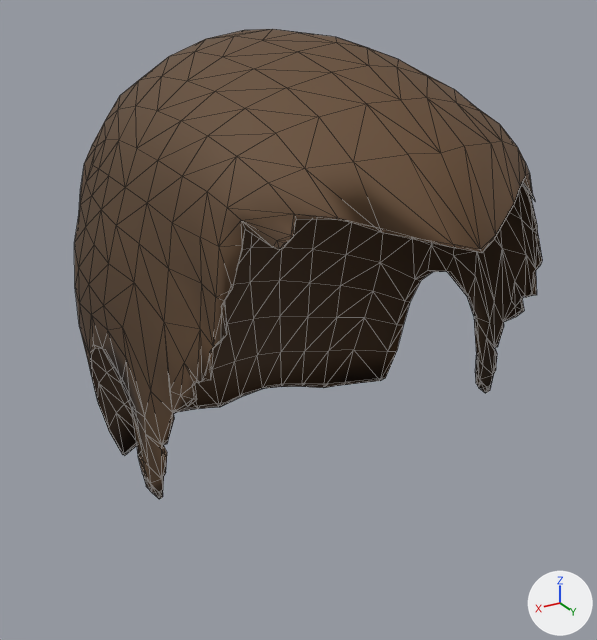
An edit to the glTF model art/hair/buzzed.char.player.glb, drawn before and after from the same camera.
Camera for both pictures: a 50 mm camera at (0.147, 0.29, 1.789) aimed at (0.002, 0.049, 1.669). Every picture has the same lights, and +X, +Y and +Z are marked at lower right. The picture after the commit comes second. Mesh edges are drawn as thin lines.

Objects in the first picture: 'hair'.
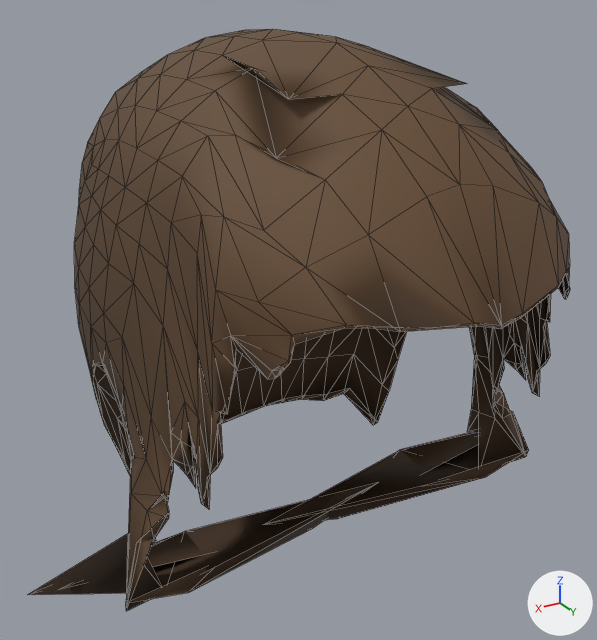
Pixel boxes [x1, y1, x2, y2] of what changed, in the pictures (597 x 640 px; the box of a moved part takes in the faces that stretch with it):
'hair', reshaped (16% wider, 24% taller)
    before: [74, 29, 542, 499]
    after: [28, 29, 570, 611]
part 1 of me_hair, moved or reshaped
    before: [79, 40, 542, 499]
    after: [28, 40, 570, 611]
part 2 of me_hair, moved or reshaped
    before: [80, 39, 205, 203]
    after: [79, 38, 204, 201]

The change, as a diff of the scene's bpy script:
```diff
--- a/art/hair/buzzed.char.player.glb.py
+++ b/art/hair/buzzed.char.player.glb.py
@@ me_hair @@
 # used by ob_hair; location = (0.0, 0.0, 0.0)
-me_hair.from_pydata(...)  # 466 vertices, 830 faces; spans x -0.074..0.074, y -0.056..0.137, z 1.595..1.769
+me_hair.from_pydata(...)  # 466 vertices, 830 faces; spans x -0.111..0.112, y -0.056..0.148, z 1.587..1.769
+# me_hair part 1: 285 of 466 vertices moved; they spanned x -0.074..0.074, y -0.035..0.137, z 1.595..1.765 and now span x -0.111..0.112, y -0.032..0.148, z 1.587..1.756; mean shift (0.0, 0.003, -0.019); largest move (-0.07, 0.075, 1.63) -> (0.027, 0.064, 1.597)
+# me_hair part 2: 35 of the vertices in x -0.061..0.061, y -0.046..0.029, z 1.718..1.76 are scaled about their middle by (1.02, 1.03, 0.994), then moved by (0.0, -0.001, 0.001)
 me_hair.materials.append(mat_hair)
```
